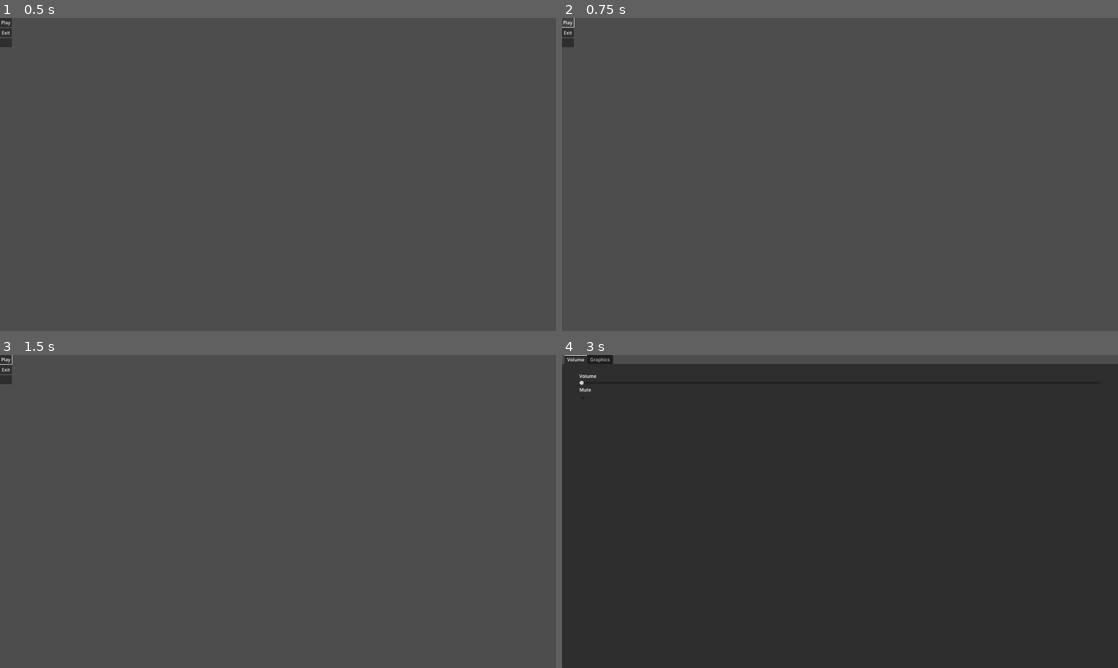
Above: before the commit, frames 1-4 (two rows, left to right).
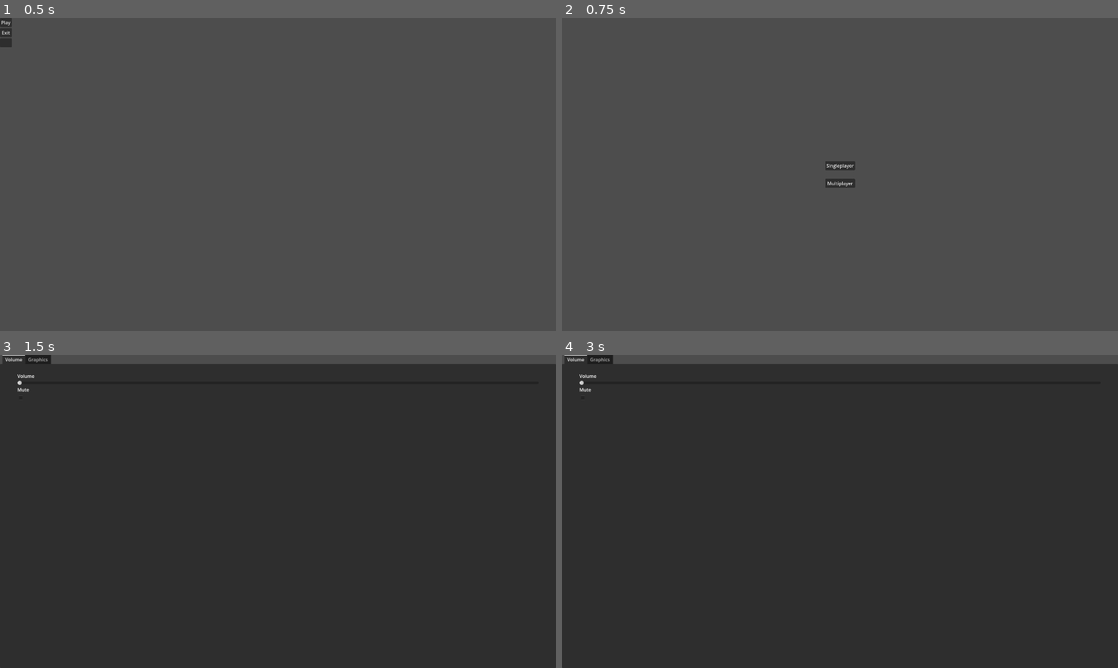
Above: after the commit, the same moments.

Repository: birugh/minimart
Game: Godot game, scene res://Interface/main_menu.tscn
The game is run twice, just before and just after one commit, with the same random seed, the same clock (stepped at 60 frames per second) and the same inputs. Before the commit the project starts from res://main_menu.tscn.
Inputs (mouse positions are in pixels of both pictures, inside the frame that each line leads up to):
- Up to frame 1 (0.5 s): no input
- Up to frame 2 (0.75 s): click "Play" at 0.5 s
- Up to frame 3 (1.5 s): click (278, 502) at 1.25 s, where only the run after the commit has a clickable "Singleplayer"
- Up to frame 4 (3 s): click (567, 358) at 2 s, where only the run before the commit has a clickable "Play"; click (567, 380) at 2.77 s

Frame 1 is identical in both runs. In frame 2, 0.4% of the frame differs, in the area x 0-53%, y 0-55%; in frame 3, 97%, in the area x 0-100%, y 0-100%; in frame 4, less than 0.1%.

Commit message:
Prototype interface update
Update Interface:
1. Organized Folder
2. Play Menu
3. Singleplayer menu (Customize Character)
4. Multiplayer menu (not finished yet)

Diff:
--- /dev/null
+++ b/Interface/main_menu.tscn
@@ -0,0 +1,36 @@
+[gd_scene load_steps=2 format=3 uid="uid://fkcmqsvkk6os"]
+
+[ext_resource type="Script" path="res://Scripts/main_menu.gd" id="1_dvwy8"]
+
+[node name="MainMenu" type="Control"]
+layout_mode = 3
+anchors_preset = 15
+anchor_right = 1.0
+anchor_bottom = 1.0
+grow_horizontal = 2
+grow_vertical = 2
+script = ExtResource("1_dvwy8")
+
+[node name="MarginContainer" type="MarginContainer" parent="."]
+layout_mode = 0
+offset_right = 40.0
+offset_bottom = 40.0
+
+[node name="VBoxContainer" type="VBoxContainer" parent="MarginContainer"]
+layout_mode = 2
+
+[node name="Play_Button" type="Button" parent="MarginContainer/VBoxContainer"]
+layout_mode = 2
+text = "Play"
+
+[node name="Exit_Button" type="Button" parent="MarginContainer/VBoxContainer"]
+layout_mode = 2
+text = "Exit"
+
+[node name="Settings_Button" type="Button" parent="MarginContainer/VBoxContainer"]
+layout_mode = 2
+text = " "
+
+[connection signal="pressed" from="MarginContainer/VBoxContainer/Play_Button" to="." method="_on_play_pressed"]
+[connection signal="pressed" from="MarginContainer/VBoxContainer/Exit_Button" to="." method="_on_exit_pressed"]
+[connection signal="pressed" from="MarginContainer/VBoxContainer/Settings_Button" to="." method="_on_settings_pressed"]
--- /dev/null
+++ b/Interface/multiplayer_menu.tscn
@@ -0,0 +1,37 @@
+[gd_scene load_steps=2 format=3 uid="uid://dwmbphp2deivs"]
+
+[ext_resource type="Script" path="res://Scripts/play_menu.gd" id="1_j5jeb"]
+
+[node name="Play_Menu" type="Control"]
+layout_mode = 3
+anchors_preset = 15
+anchor_right = 1.0
+anchor_bottom = 1.0
+grow_horizontal = 2
+grow_vertical = 2
+script = ExtResource("1_j5jeb")
+
+[node name="MarginContainer" type="MarginContainer" parent="."]
+layout_mode = 1
+anchors_preset = 8
+anchor_left = 0.5
+anchor_top = 0.5
+anchor_right = 0.5
+anchor_bottom = 0.5
+grow_horizontal = 2
+grow_vertical = 2
+
+[node name="VBoxContainer" type="VBoxContainer" parent="MarginContainer"]
+layout_mode = 2
+theme_override_constants/separation = 30
+
+[node name="Singleplayer_Button" type="Button" parent="MarginContainer/VBoxContainer"]
+layout_mode = 2
+text = "Create Lobby"
+
+[node name="Multiplayer_Button" type="Button" parent="MarginContainer/VBoxContainer"]
+layout_mode = 2
+text = "Join Lobby"
+
+[connection signal="pressed" from="MarginContainer/VBoxContainer/Singleplayer_Button" to="." method="_on_singleplayer_button_pressed"]
+[connection signal="pressed" from="MarginContainer/VBoxContainer/Multiplayer_Button" to="." method="_on_multiplayer_button_pressed"]
--- /dev/null
+++ b/Interface/play_menu.tscn
@@ -0,0 +1,37 @@
+[gd_scene load_steps=2 format=3 uid="uid://c5nka0q5uel4x"]
+
+[ext_resource type="Script" path="res://Scripts/play_menu.gd" id="1_rxhee"]
+
+[node name="Play_Menu" type="Control"]
+layout_mode = 3
+anchors_preset = 15
+anchor_right = 1.0
+anchor_bottom = 1.0
+grow_horizontal = 2
+grow_vertical = 2
+script = ExtResource("1_rxhee")
+
+[node name="MarginContainer" type="MarginContainer" parent="."]
+layout_mode = 1
+anchors_preset = 8
+anchor_left = 0.5
+anchor_top = 0.5
+anchor_right = 0.5
+anchor_bottom = 0.5
+grow_horizontal = 2
+grow_vertical = 2
+
+[node name="VBoxContainer" type="VBoxContainer" parent="MarginContainer"]
+layout_mode = 2
+theme_override_constants/separation = 30
+
+[node name="Singleplayer_Button" type="Button" parent="MarginContainer/VBoxContainer"]
+layout_mode = 2
+text = "Singleplayer"
+
+[node name="Multiplayer_Button" type="Button" parent="MarginContainer/VBoxContainer"]
+layout_mode = 2
+text = "Multiplayer"
+
+[connection signal="pressed" from="MarginContainer/VBoxContainer/Singleplayer_Button" to="." method="_on_singleplayer_button_pressed"]
+[connection signal="pressed" from="MarginContainer/VBoxContainer/Multiplayer_Button" to="." method="_on_multiplayer_button_pressed"]
--- a/settings.tscn
+++ b/Interface/settings.tscn
@@ -1,6 +1,6 @@
 [gd_scene load_steps=2 format=3 uid="uid://dtcevqe4ki62h"]
 
-[ext_resource type="Script" path="res://settings.gd" id="1_qeedn"]
+[ext_resource type="Script" path="res://Scripts/settings.gd" id="1_g5qad"]
 
 [node name="Settings" type="Control"]
 layout_mode = 3
@@ -9,7 +9,7 @@
 anchor_bottom = 1.0
 grow_horizontal = 2
 grow_vertical = 2
-script = ExtResource("1_qeedn")
+script = ExtResource("1_g5qad")
 
 [node name="TabContainer" type="TabContainer" parent="."]
 layout_mode = 1
--- /dev/null
+++ b/Interface/singleplayer_menu.gd
@@ -0,0 +1 @@
+extends Control
--- /dev/null
+++ b/Interface/singleplayer_menu.tscn
@@ -0,0 +1,69 @@
+[gd_scene load_steps=2 format=3 uid="uid://d6blesnjml5"]
+
+[ext_resource type="Script" path="res://Interface/singleplayer_menu.gd" id="1_bbmke"]
+
+[node name="Singleplayer" type="Control"]
+layout_mode = 3
+anchor_right = 0.64
+anchor_bottom = 1.0
+offset_right = 0.199951
+grow_horizontal = 2
+grow_vertical = 2
+script = ExtResource("1_bbmke")
+
+[node name="MarginContainer" type="MarginContainer" parent="."]
+layout_mode = 1
+anchors_preset = 15
+anchor_right = 1.0
+anchor_bottom = 1.0
+grow_horizontal = 2
+grow_vertical = 2
+
+[node name="HBoxContainer" type="HBoxContainer" parent="MarginContainer"]
+layout_mode = 2
+
+[node name="LeftPadding" type="MarginContainer" parent="MarginContainer/HBoxContainer"]
+layout_mode = 2
+size_flags_horizontal = 3
+
+[node name="CustomizeContainer" type="VBoxContainer" parent="MarginContainer/HBoxContainer"]
+layout_mode = 2
+size_flags_vertical = 0
+
+[node name="TopPadding" type="MarginContainer" parent="MarginContainer/HBoxContainer/CustomizeContainer"]
+layout_mode = 2
+size_flags_vertical = 3
+
+[node name="HBoxContainer" type="HBoxContainer" parent="MarginContainer/HBoxContainer/CustomizeContainer"]
+layout_mode = 2
+
+[node name="Left_Button" type="Button" parent="MarginContainer/HBoxContainer/CustomizeContainer/HBoxContainer"]
+layout_mode = 2
+text = "<"
+
+[node name="Label" type="Label" parent="MarginContainer/HBoxContainer/CustomizeContainer/HBoxContainer"]
+layout_mode = 2
+text = "Ganti Pekerjaan"
+
+[node name="Left_Button2" type="Button" parent="MarginContainer/HBoxContainer/CustomizeContainer/HBoxContainer"]
+layout_mode = 2
+text = ">"
+
+[node name="VBoxContainer" type="VBoxContainer" parent="MarginContainer/HBoxContainer/CustomizeContainer"]
+layout_mode = 2
+
+[node name="CheckBox" type="CheckBox" parent="MarginContainer/HBoxContainer/CustomizeContainer/VBoxContainer"]
+layout_mode = 2
+text = "Lewati Intro"
+
+[node name="Button" type="Button" parent="MarginContainer/HBoxContainer/CustomizeContainer/VBoxContainer"]
+layout_mode = 2
+text = "Start"
+
+[node name="BottomPadding" type="MarginContainer" parent="MarginContainer/HBoxContainer/CustomizeContainer"]
+layout_mode = 2
+size_flags_vertical = 3
+
+[node name="RightPadding" type="MarginContainer" parent="MarginContainer/HBoxContainer"]
+layout_mode = 2
+theme_override_constants/margin_right = 100
--- a/main_menu.gd
+++ b/Scripts/main_menu.gd
@@ -1,8 +1,7 @@
 extends Control
 
 func _on_play_pressed() -> void:
-	#get_tree().change_scene_to_file(playmenu)
-	pass
+	get_tree().change_scene_to_file("res://Interface/play_menu.tscn")
 
 
 func _on_exit_pressed() -> void:
@@ -10,4 +9,4 @@
 
 
 func _on_settings_pressed() -> void:
-	get_tree().change_scene_to_file("res://settings.tscn")
+	get_tree().change_scene_to_file("res://Interface/settings.tscn")
--- /dev/null
+++ b/Scripts/play_menu.gd
@@ -0,0 +1,8 @@
+extends Control
+
+func _on_singleplayer_button_pressed() -> void:
+	get_tree().change_scene_to_file("res://Interface/settings.tscn")
+
+
+func _on_multiplayer_button_pressed() -> void:
+	get_tree().change_scene_to_file("res://Interface/multiplayer_menu.tscn")
--- a/main_menu.tscn
+++ /dev/null
@@ -1,36 +0,0 @@
-[gd_scene load_steps=2 format=3 uid="uid://fkcmqsvkk6os"]
-
-[ext_resource type="Script" path="res://main_menu.gd" id="1_t1m65"]
-
-[node name="MainMenu" type="Control"]
-layout_mode = 3
-anchors_preset = 15
-anchor_right = 1.0
-anchor_bottom = 1.0
-grow_horizontal = 2
-grow_vertical = 2
-script = ExtResource("1_t1m65")
-
-[node name="MarginContainer" type="MarginContainer" parent="."]
-layout_mode = 0
-offset_right = 40.0
-offset_bottom = 40.0
-
-[node name="VBoxContainer" type="VBoxContainer" parent="MarginContainer"]
-layout_mode = 2
-
-[node name="Play" type="Button" parent="MarginContainer/VBoxContainer"]
-layout_mode = 2
-text = "Play"
-
-[node name="Exit" type="Button" parent="MarginContainer/VBoxContainer"]
-layout_mode = 2
-text = "Exit"
-
-[node name="Settings" type="Button" parent="MarginContainer/VBoxContainer"]
-layout_mode = 2
-text = " "
-
-[connection signal="pressed" from="MarginContainer/VBoxContainer/Play" to="." method="_on_play_pressed"]
-[connection signal="pressed" from="MarginContainer/VBoxContainer/Exit" to="." method="_on_exit_pressed"]
-[connection signal="pressed" from="MarginContainer/VBoxContainer/Settings" to="." method="_on_settings_pressed"]
--- a/project.godot
+++ b/project.godot
@@ -11,7 +11,7 @@
 [application]
 
 config/name="Minimart"
-run/main_scene="res://main_menu.tscn"
+run/main_scene="res://Interface/main_menu.tscn"
 config/features=PackedStringArray("4.3", "GL Compatibility")
 config/icon="res://icon.svg"
 
Renamed: settings.gd -> Scripts/settings.gd
